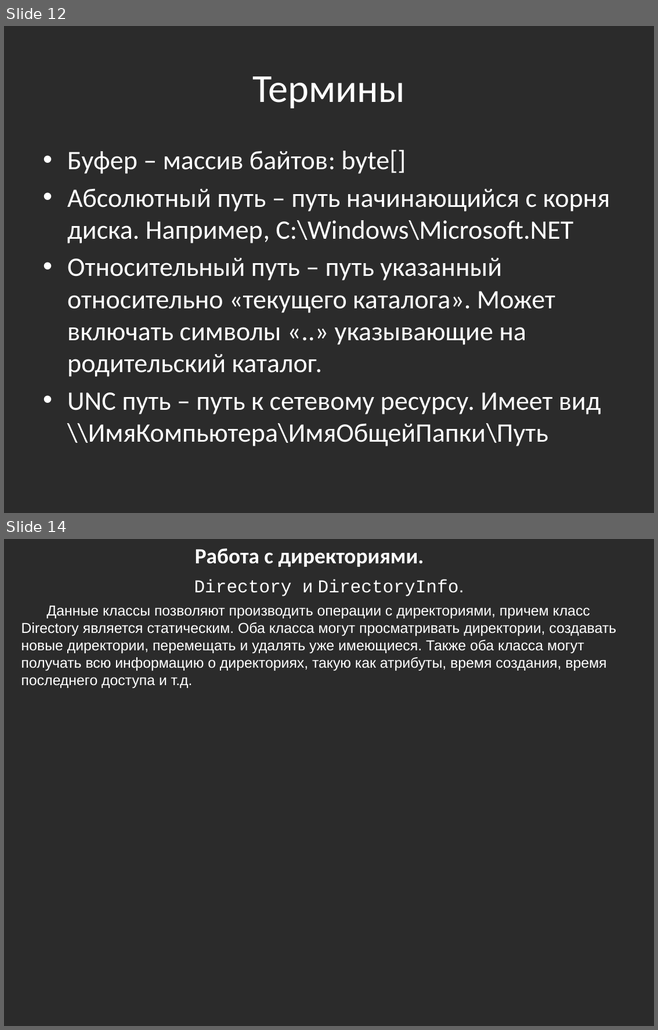
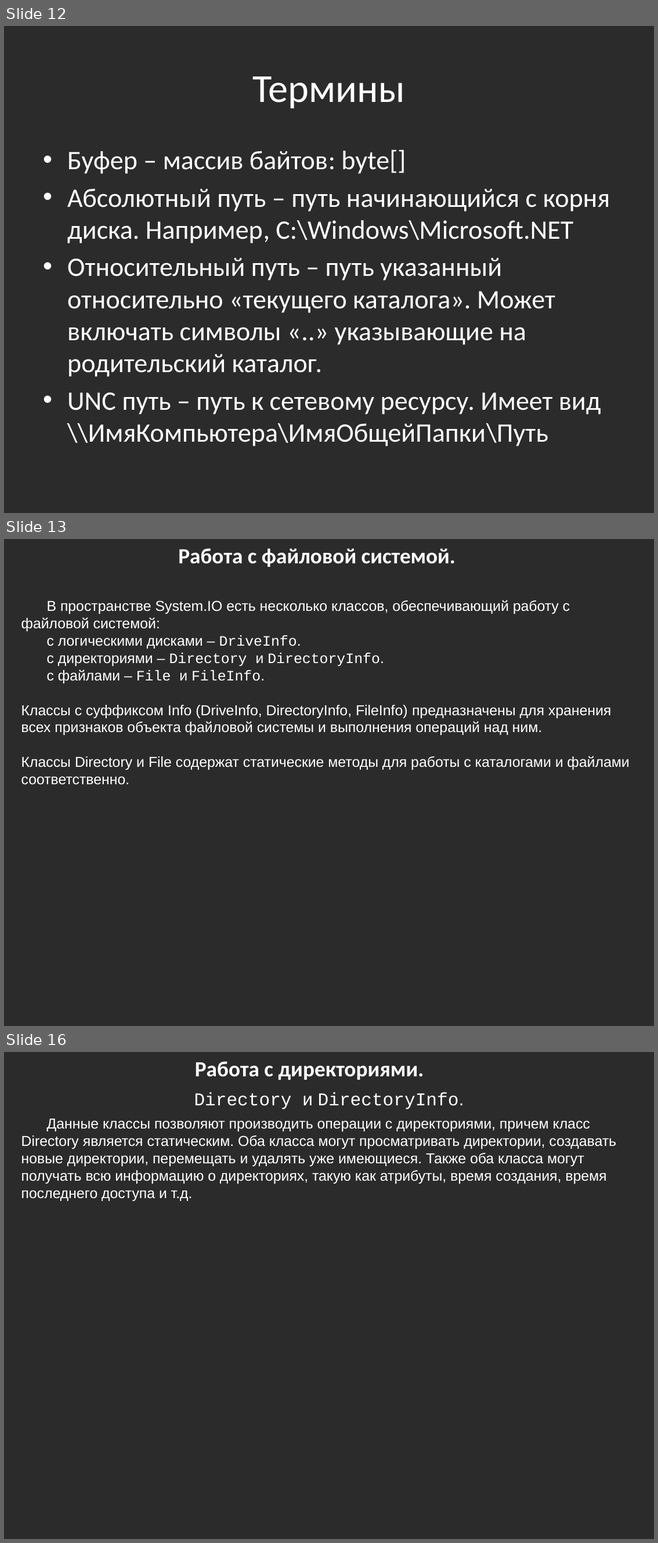
Before and after one commit to bazile/Training, a slide deck: Presentation/lesson-04-io.pptx. Shown one above the other, each under a label of ours: slides 12 and 14 before the commit, slides 12, 13 and 16 after it; the slides between them are not shown. The pictures are 658x1030 and 658x1543 pixels, drawn with LibreOffice and Linux fonts; fonts in the diff are those of the drawing; background and template pictures are left out; a plain dark background stands for a picture behind light text. Boxes give left, top, right and bottom in pixels: in the first picture for what was removed or moved away, otherwise in the second. Text is boxed around its words. In the diff, an @@ line names an element or a change of style, - is before the commit and + after.

```diff
--- a/Presentation/lesson-04-io.pptx
+++ b/Presentation/lesson-04-io.pptx
@@ slide 13 added at (x1=4, y1=539, x2=654, y2=1026), background picture (left out) @@
@@ text added at (x1=178, y1=548, x2=455, y2=567), 24 pt, text #FFFFFF, bold @@
+Работа с файловой системой.
@@ text added at (x1=21, y1=600, x2=629, y2=785), 16 pt, text #FFFFFF @@
+В пространстве System.IO есть несколько классов, обеспечивающий работу с файловой системой:
+с логическими дисками – DriveInfo.
+с директориями – Directory и DirectoryInfo.
+с файлами – File и FileInfo.
+Классы с суффиксом Info (DriveInfo, DirectoryInfo, FileInfo) предназначены для хранения всех признаков объекта файловой системы и выполнения операций над ним.
+Классы Directory и File содержат статические методы для работы с каталогами и файлами соответственно.
@@ what was slide 14 is now slide 16 @@
```
Also in this commit, not shown: 1 slide changed, 1 other slide added, 2 other files.
